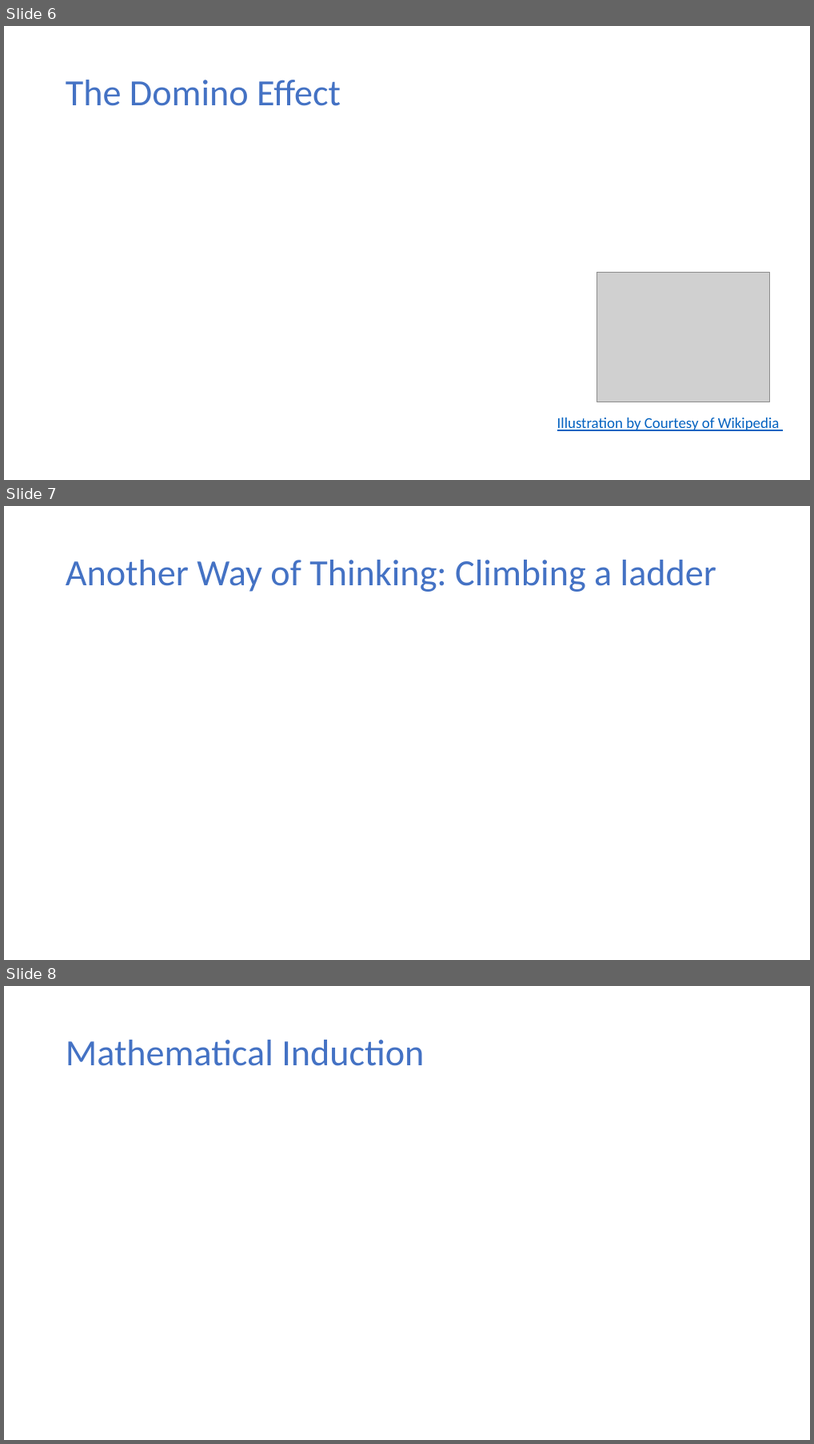
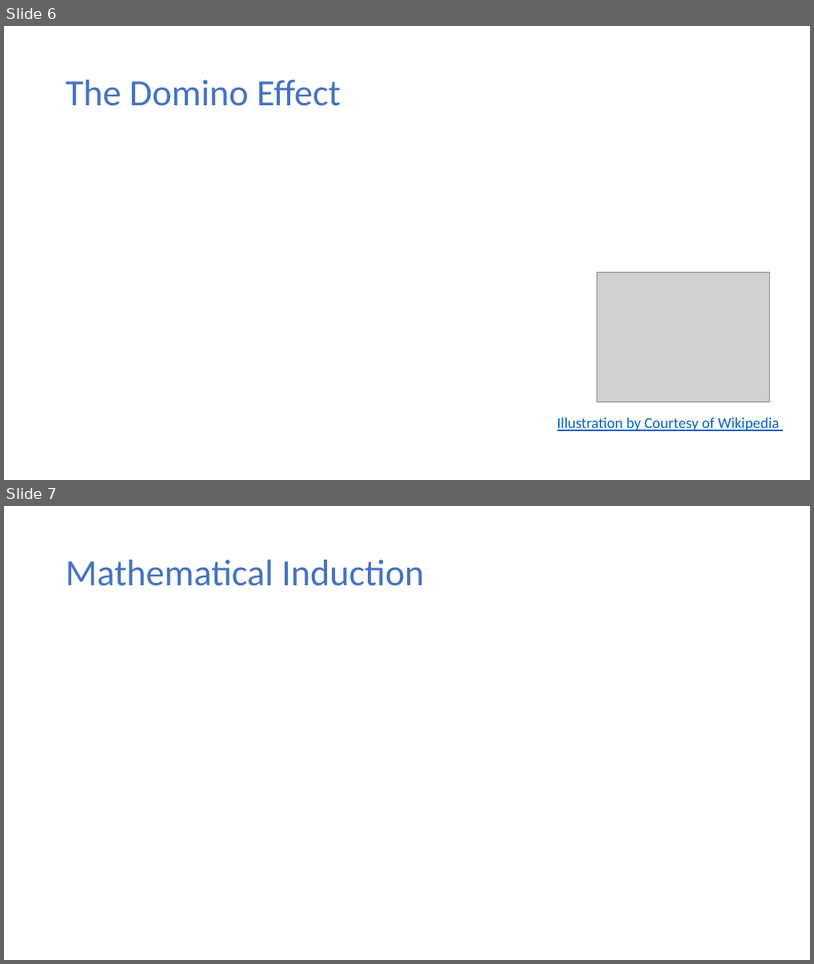
Before and after one commit to ekkapotc/EA2021, a slide deck: Slides/Lecture 2.pptx. Shown one above the other, each under a label of ours: slides 6, 7 and 8 before the commit, slides 6 and 7 after it. The pictures are 814x1444 and 814x964 pixels, drawn with LibreOffice and Linux fonts; fonts in the diff are those of the drawing; grey boxes stand for pictures. Boxes give left, top, right and bottom in pixels: in the first picture for what was removed or moved away, otherwise in the second. Text is boxed around its words. In the diff, an @@ line names an element or a change of style, - is before the commit and + after.

```diff
--- a/Slides/Lecture 2.pptx
+++ b/Slides/Lecture 2.pptx
@@ slide 7 removed at (x1=4, y1=506, x2=810, y2=960), background #FFFFFF @@
@@ title removed at (x1=66, y1=560, x2=717, y2=592) @@
-Another Way of Thinking: Climbing a ladder
@@ what was slide 8 is now slide 7 @@
```
Also in this commit, not shown: 9 other files.
